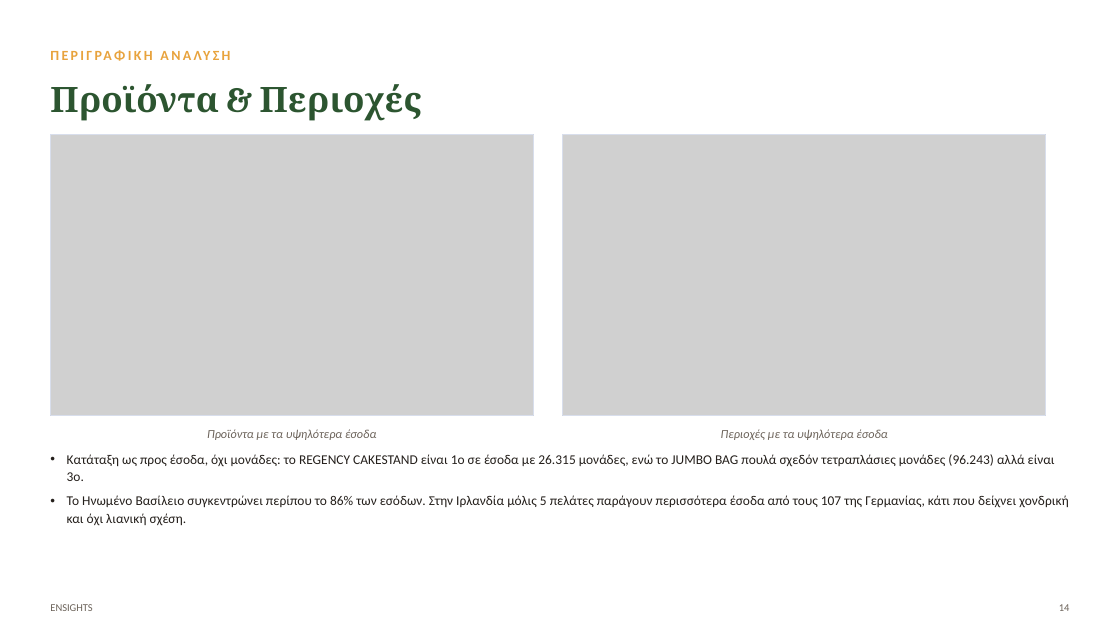
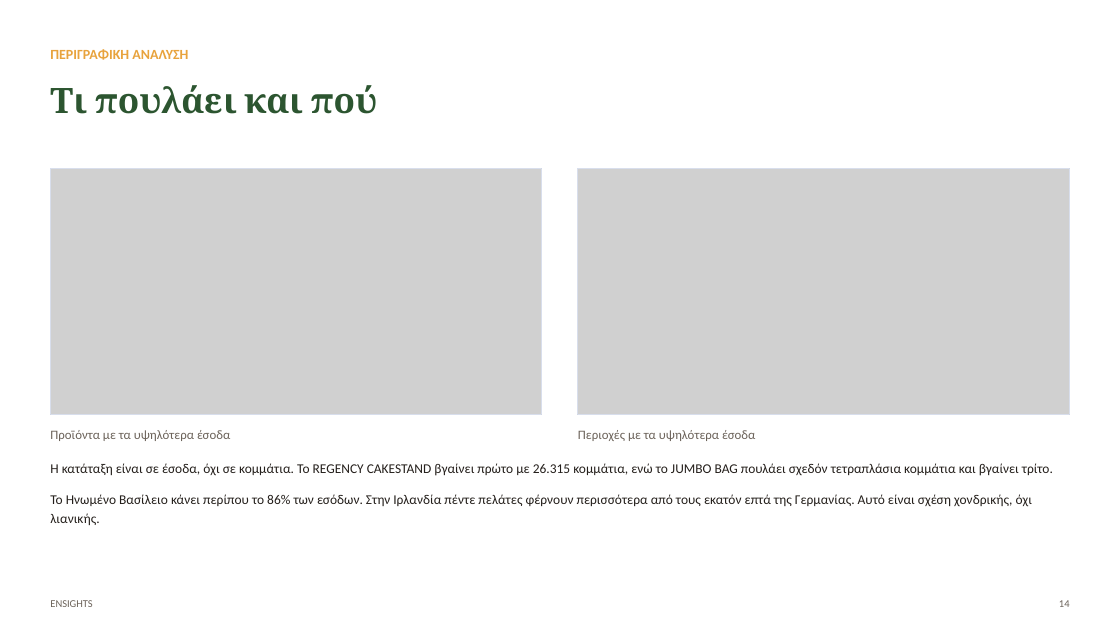
Before and after one commit to xrhstosmour/ensights, a slide deck: slide 14 of documents/ensights-thesis-defense.pptx (slide 15 before the commit). Drawn at 1120x630 pixels with LibreOffice and Linux fonts; fonts in the diff are those of the drawing; grey boxes stand for pictures. Boxes give left, top, right and bottom in pixels: in the first picture for what was removed or moved away, otherwise in the second. Text is boxed around its words. In the diff, an @@ line names an element or a change of style, - is before the commit and + after.

```diff
--- a/documents/ensights-thesis-defense.pptx
+++ b/documents/ensights-thesis-defense.pptx
@@ text "ΠΕΡΙΓΡΑΦΙΚΗ ΑΝΑΛΥΣΗ" at bbox=[50, 49, 188, 60]: letter spacing 2 to 0 pt; line spacing 1 to 1.22; vertical alignment middle to top @@
@@ text at bbox=[50, 85, 377, 114]: text changed @@
-Προϊόντα & Περιοχές
+Τι πουλάει και πού
@@ text "Τι πουλάει και πού" at bbox=[50, 85, 377, 114]: vertical alignment middle to top @@
@@ picture: place and size @@
-picture at bbox=[50, 134, 534, 416]
+picture at bbox=[50, 169, 542, 414]
@@ rectangle: place and size @@
-rectangle at bbox=[50, 134, 534, 416]
+rectangle at bbox=[50, 169, 542, 414]
@@ rectangle at bbox=[50, 169, 542, 414]: outline #D8DEEC 1 pt to #D8DEEC 0.75 pt @@
@@ picture: place and size @@
-picture at bbox=[563, 134, 1046, 416]
+picture at bbox=[578, 169, 1070, 414]
@@ rectangle at bbox=[578, 169, 1070, 414]: outline #D8DEEC 1 pt to #D8DEEC 0.75 pt @@
@@ rectangle: place and size @@
-rectangle at bbox=[563, 134, 1046, 416]
+rectangle at bbox=[578, 169, 1070, 414]
@@ text "Προϊόντα με τα υψηλότερα έσοδα" at bbox=[50, 430, 230, 441]: size 10.5 to 11 pt, italic off; alignment centre to left; line spacing 1 to 1.22; vertical alignment middle to top @@
@@ text "Περιοχές με τα υψηλότερα έσοδα" at bbox=[578, 430, 755, 441]: size 10.5 to 11 pt, italic off; alignment centre to left; line spacing 1 to 1.22; vertical alignment middle to top @@
@@ text "Περιοχές με τα υψηλότερα έσοδα": place and size @@
-text "Περιοχές με τα υψηλότερα έσοδα" at bbox=[721, 429, 887, 440]
+text "Περιοχές με τα υψηλότερα έσοδα" at bbox=[578, 430, 755, 441]
@@ text at bbox=[50, 463, 1053, 525]: text changed @@
-• Κατάταξη ως προς έσοδα, όχι μονάδες: το REGENCY CAKESTAND είναι 1ο σε έσοδα με 26.315 μονάδες, ενώ το JUMBO BAG πουλά σχεδόν τετραπλάσιες μονάδες (96.243) αλλά είναι 3ο.
-• Το Ηνωμένο Βασίλειο συγκεντρώνει περίπου το 86% των εσόδων. Στην Ιρλανδία μόλις 5 πελάτες παράγουν περισσότερα έσοδα από τους 107 της Γερμανίας, κάτι που δείχνει χονδρική και όχι λιανική σχέση.
+Η κατάταξη είναι σε έσοδα, όχι σε κομμάτια. Το REGENCY CAKESTAND βγαίνει πρώτο με 26.315 κομμάτια, ενώ το JUMBO BAG πουλάει σχεδόν τετραπλάσια κομμάτια και βγαίνει τρίτο.
+Το Ηνωμένο Βασίλειο κάνει περίπου το 86% των εσόδων. Στην Ιρλανδία πέντε πελάτες φέρνουν περισσότερα από τους εκατόν επτά της Γερμανίας. Αυτό είναι σχέση χονδρικής, όχι λιανικής.
@@ text "ENSIGHTS" at bbox=[50, 600, 92, 607]: line spacing 1 to 1.22; vertical alignment middle to top @@
@@ text "14" at bbox=[1059, 600, 1070, 607]: line spacing 1 to 1.22; vertical alignment middle to top @@
```
Also in this commit, not shown: 3 other slides changed, 28 slides added, 32 slides removed, 1 other file.
